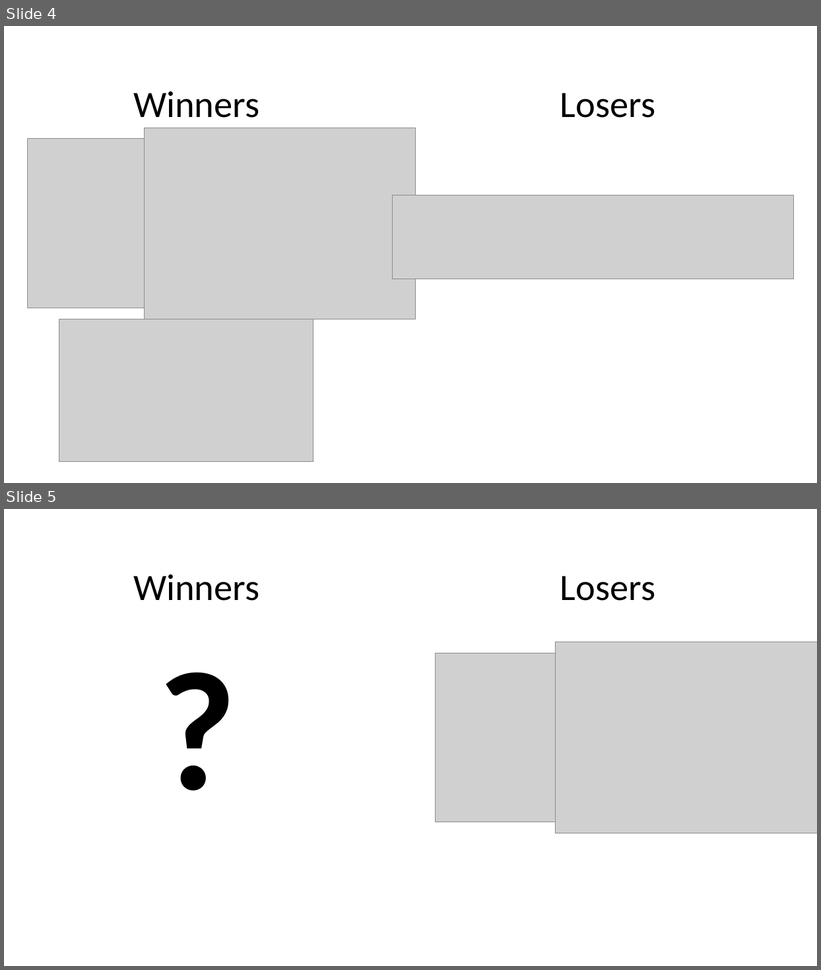
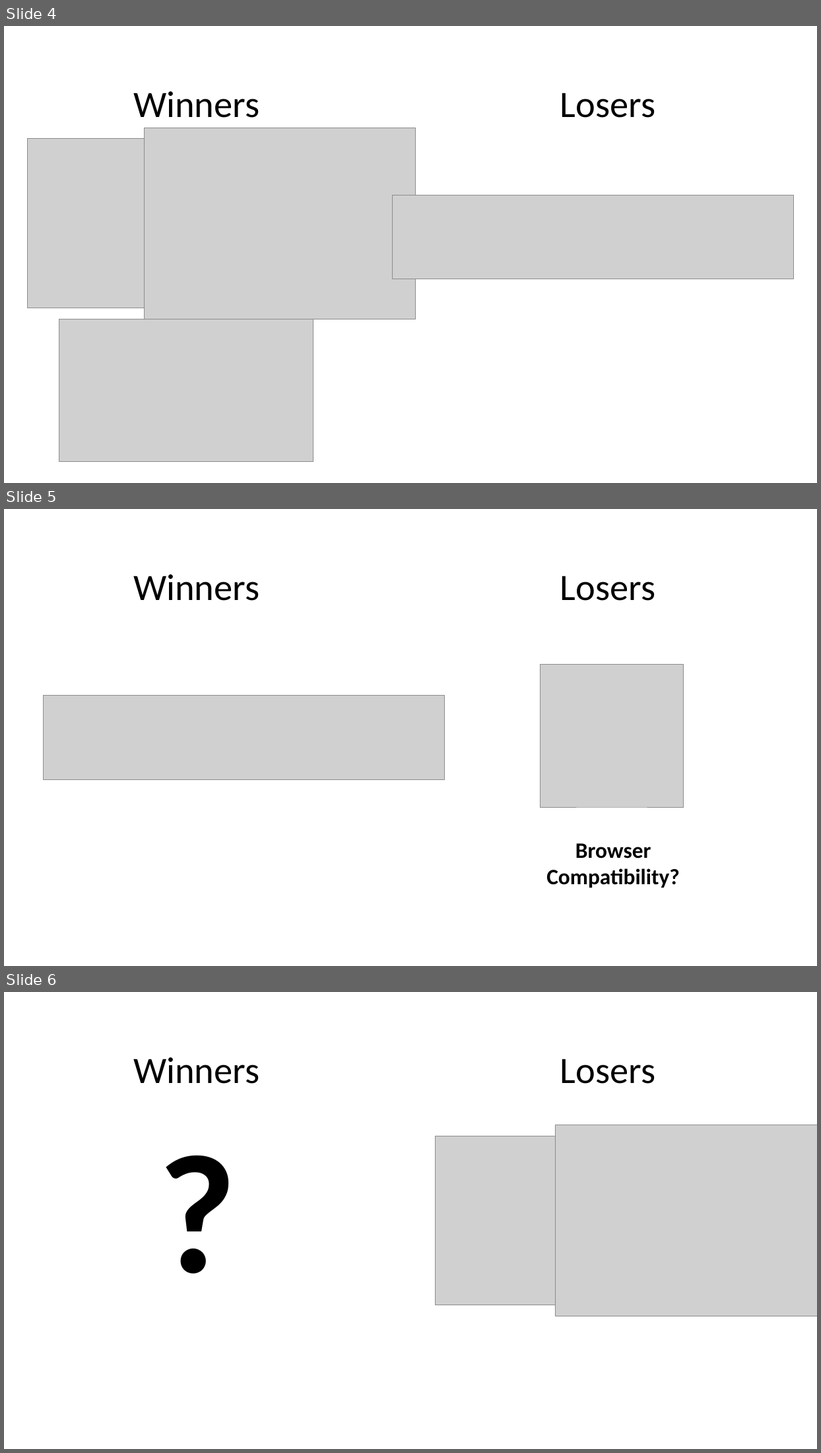
Before and after one commit to andrewsunglaekim/history-of-fefw, a slide deck: deck.pptx. Shown one above the other, each under a label of ours: slides 4 and 5 before the commit, slides 4, 5 and 6 after it. The pictures are 821x970 and 821x1453 pixels, drawn with LibreOffice and Linux fonts; fonts in the diff are those of the drawing; grey boxes stand for pictures. Boxes give left, top, right and bottom in pixels: in the first picture for what was removed or moved away, otherwise in the second. Text is boxed around its words. In the diff, an @@ line names an element or a change of style, - is before the commit and + after.

```diff
--- a/deck.pptx
+++ b/deck.pptx
@@ slide 5 added at box(4, 509, 817, 966), background #FFFFFF @@
@@ title added at box(133, 574, 259, 601), 44 pt, text #000000 @@
+Winners
@@ text added at box(560, 576, 655, 601), 44 pt, text #000000 @@
+Losers
@@ picture added at box(540, 665, 684, 808) @@
@@ picture added at box(44, 696, 445, 780) @@
@@ text added at box(547, 844, 680, 889), 26 pt, text #000000, bold @@
+Browser
+Compatibility?
@@ what was slide 5 is now slide 6 @@
```
Also in this commit, not shown: 1 slide changed, 7 other slides added, 1 slide removed, 10 other files.
